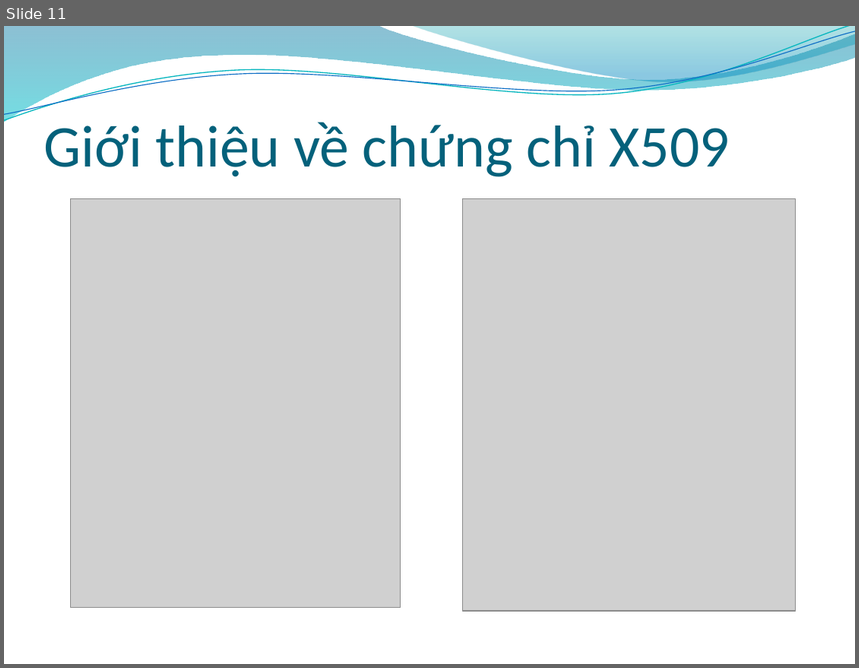
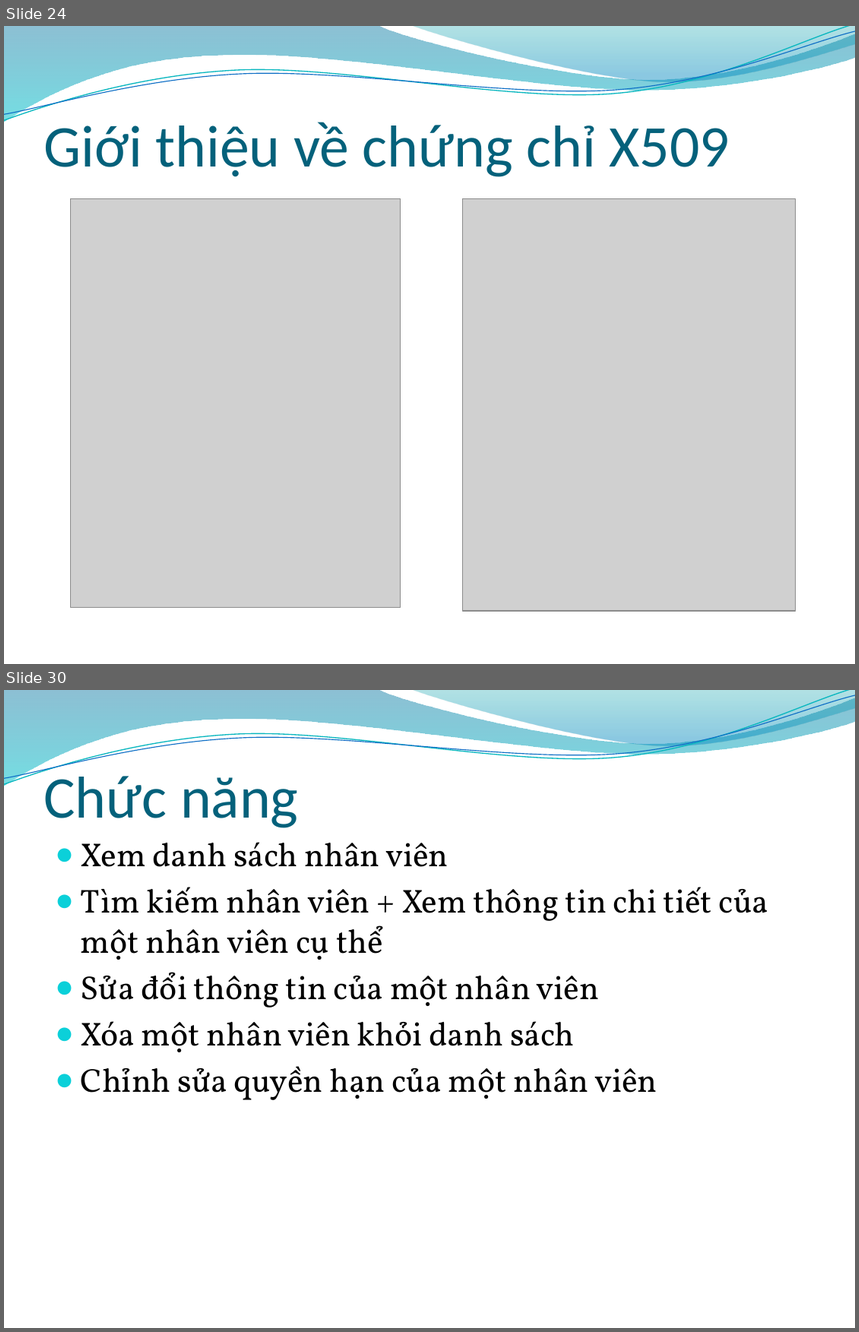
Before and after one commit to fast-link/bk-20102-assignment, a slide deck: An ninh mang/Bảo mật trong Web Service_Slide.pptx. Shown one above the other, each under a label of ours: slide 11 before the commit, slides 24 and 30 after it; the slides between them are not shown. The pictures are 859x668 and 859x1332 pixels, drawn with LibreOffice and Linux fonts; fonts in the diff are those of the drawing; grey boxes stand for pictures; background and template pictures are left out. Boxes give left, top, right and bottom in pixels: in the first picture for what was removed or moved away, otherwise in the second. Text is boxed around its words. In the diff, an @@ line names an element or a change of style, - is before the commit and + after.

```diff
--- a/An ninh mang/Bảo mật trong Web Service_Slide.pptx
+++ b/An ninh mang/Bảo mật trong Web Service_Slide.pptx
@@ slide 30 added at <box>4,690,855,1328</box>, background picture (left out); not listed: 4 template elements that a slide beside it also shows @@
@@ title added at <box>44,768,298,828</box>, 50 pt, text #04617B @@
+Chức năng
@@ text added at <box>81,842,769,1100</box>, 28 pt, text #000000 @@
+● Xem danh sách nhân viên
+● Tìm kiếm nhân viên + Xem thông tin chi tiết của một nhân viên cụ thể
+● Sửa đổi thông tin của một nhân viên
+● Xóa một nhân viên khỏi danh sách
+● Chỉnh sửa quyền hạn của một nhân viên
@@ what was slide 11 is now slide 24 @@
```
Also in this commit, not shown: 1 slide changed, 24 other slides added, 1 other file.
